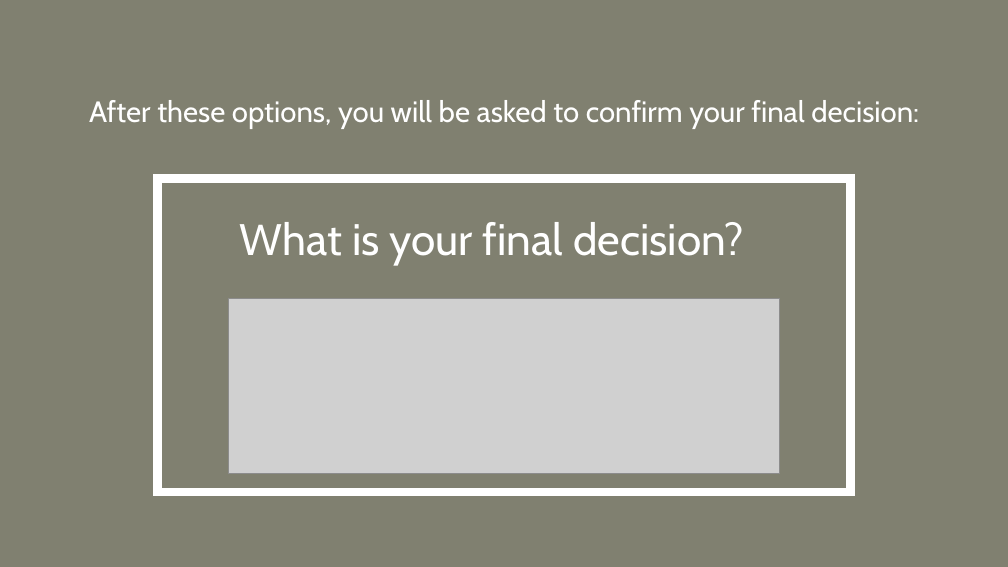
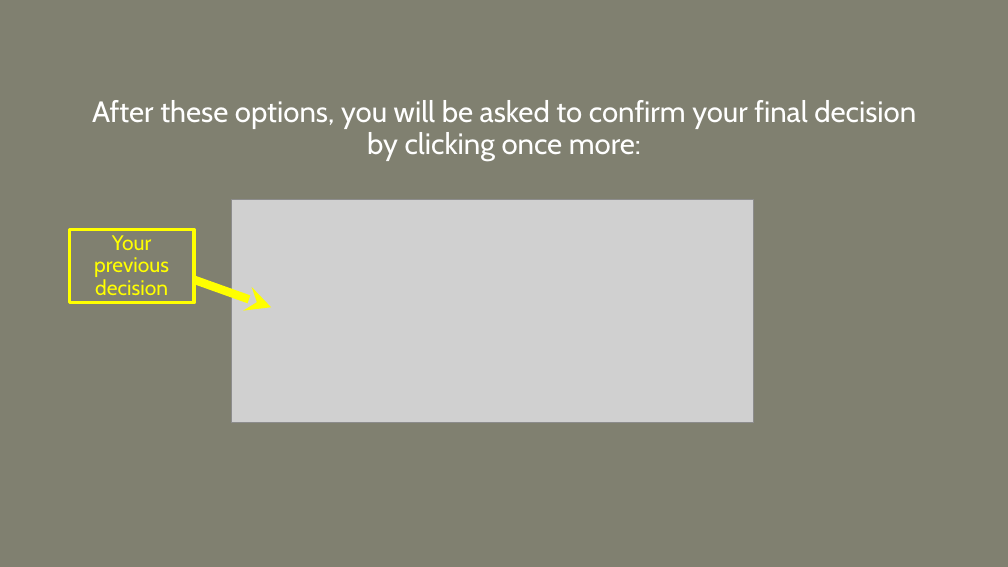
Before and after one commit to Davidson-MJ/js_ArtificialDotsAdvice, a slide deck: slide 10 of instruction-images/expInstructions.pptx. Drawn at 1008x567 pixels with LibreOffice and Linux fonts; fonts in the diff are those of the drawing; grey boxes stand for pictures. Boxes give left, top, right and bottom in pixels: in the first picture for what was removed or moved away, otherwise in the second. Text is boxed around its words. In the diff, an @@ line names an element or a change of style, - is before the commit and + after.

```diff
--- a/instruction-images/expInstructions.pptx
+++ b/instruction-images/expInstructions.pptx
@@ text at (92, 100, 916, 161): text changed @@
-After these options, you will be asked to confirm your final decision:
+After these options, you will be asked to confirm your final decision by clicking once more:
@@ rectangle removed at (157, 178, 850, 492) @@
@@ picture added at (231, 200, 754, 423) @@
@@ rectangle added at (70, 229, 194, 302), fill #808070, outline #FFFF00 3 pt, 20 pt, text #FFFF00 @@
+Your previous decision
@@ text removed at (240, 222, 744, 266) @@
-What is your final decision?
@@ arrow added from (194, 280) to (271, 307), #FFFF00 8 pt @@
@@ picture removed at (228, 299, 780, 473) @@
```
Also in this commit, not shown: 1 other slide changed, 1 slide added, 21 other files.
